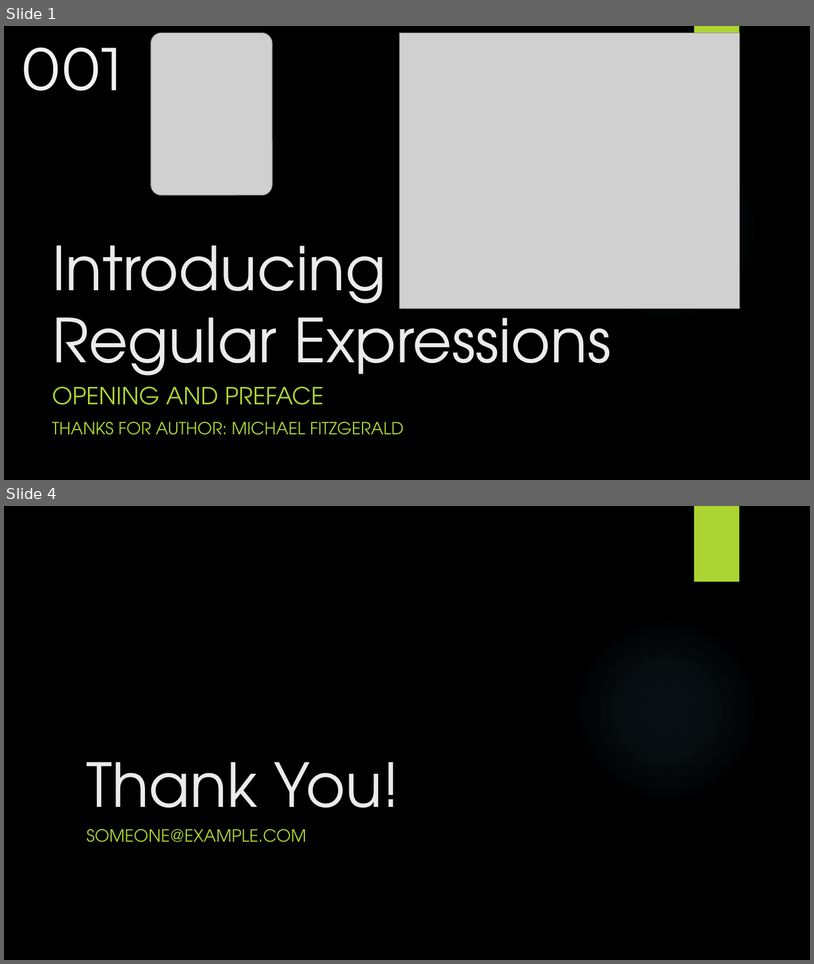
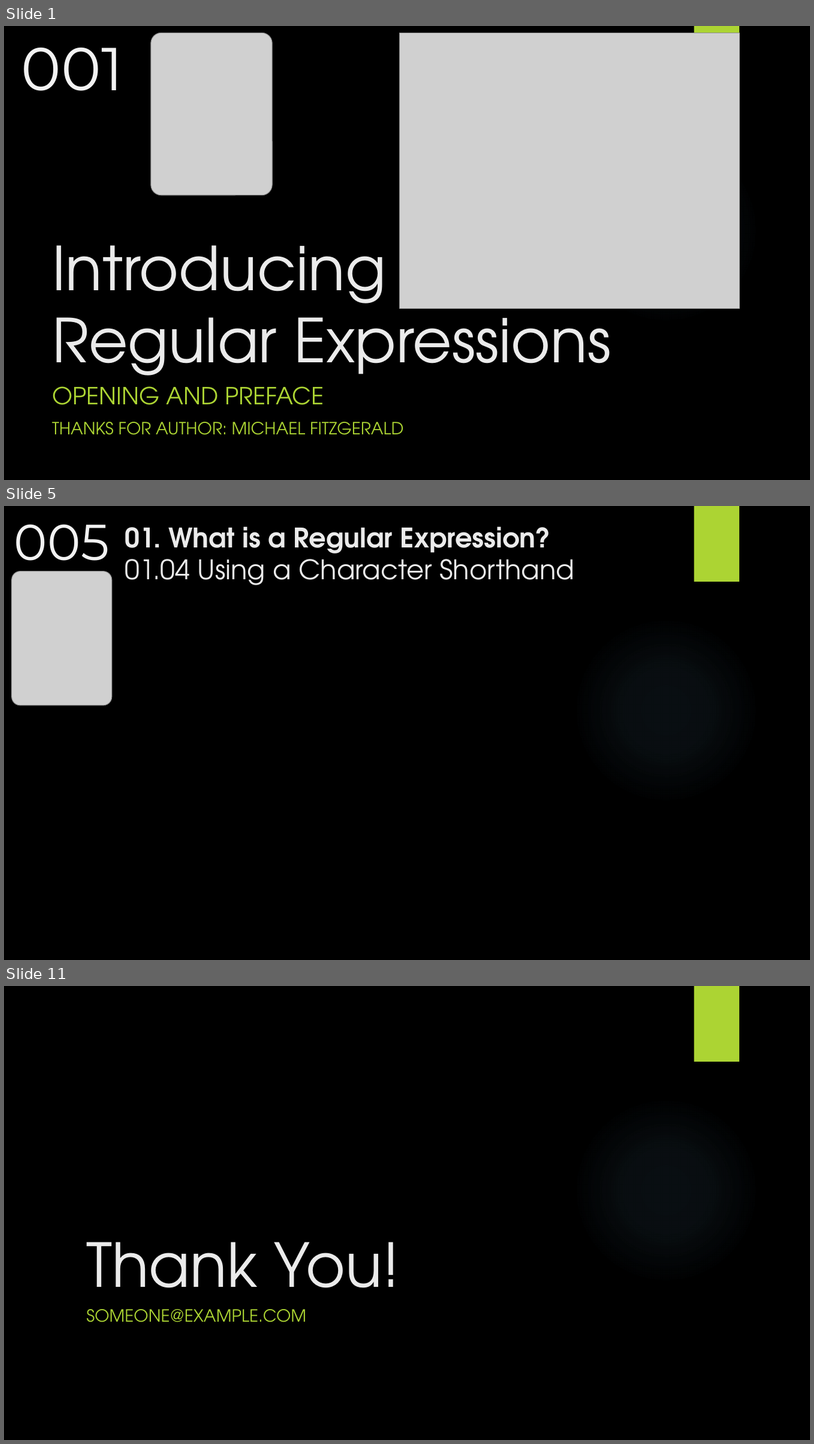
Before and after one commit to yasenstar/re, a slide deck: Introducing_RE/Introducing_RE.pptx. Shown one above the other, each under a label of ours: slides 1 and 4 before the commit, slides 1, 5 and 11 after it; the slides between them are not shown. The pictures are 814x964 and 814x1444 pixels, drawn with LibreOffice and Linux fonts; fonts in the diff are those of the drawing; grey boxes stand for pictures; background and template pictures are left out. Boxes give left, top, right and bottom in pixels: in the first picture for what was removed or moved away, otherwise in the second. Text is boxed around its words. In the diff, an @@ line names an element or a change of style, - is before the commit and + after.

```diff
--- a/Introducing_RE/Introducing_RE.pptx
+++ b/Introducing_RE/Introducing_RE.pptx
@@ slide 5 added at (4, 506, 810, 960), background picture (left out); not listed: 1 template element that a slide beside it also shows @@
@@ rectangle added at (694, 506, 740, 582), fill #ACD433 @@
@@ text added at (14, 524, 110, 572), 60 pt, text #F2F2F2 @@
+005
@@ title added at (125, 526, 575, 585), 32 pt, text #EBEBEB @@
+01. What is a Regular Expression?
+01.04 Using a Character Shorthand
@@ picture added at (12, 571, 112, 706) @@
@@ what was slide 4 is now slide 11 @@
```
Also in this commit, not shown: 2 slides changed, 6 other slides added, 2 other files.
